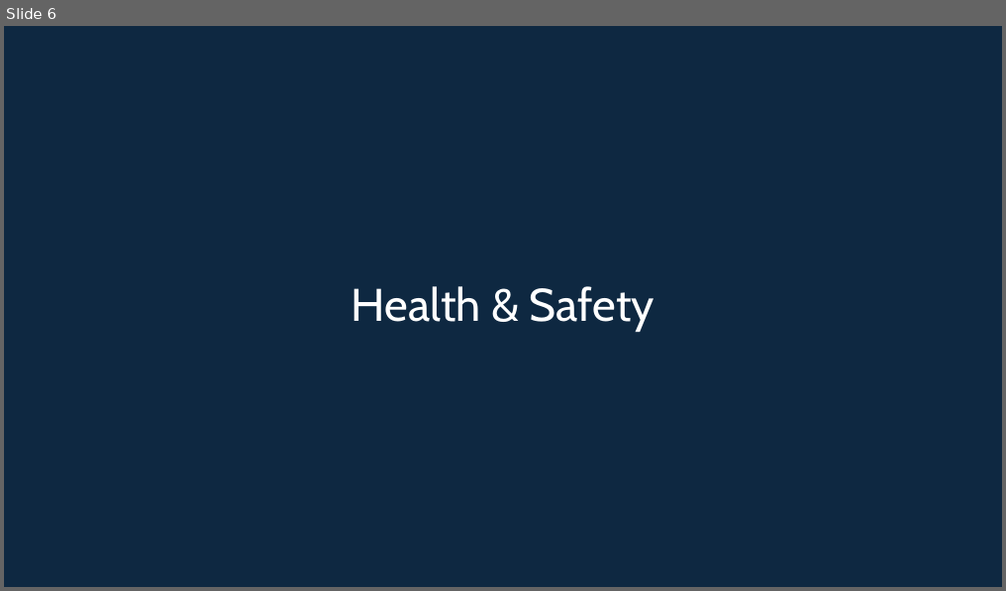
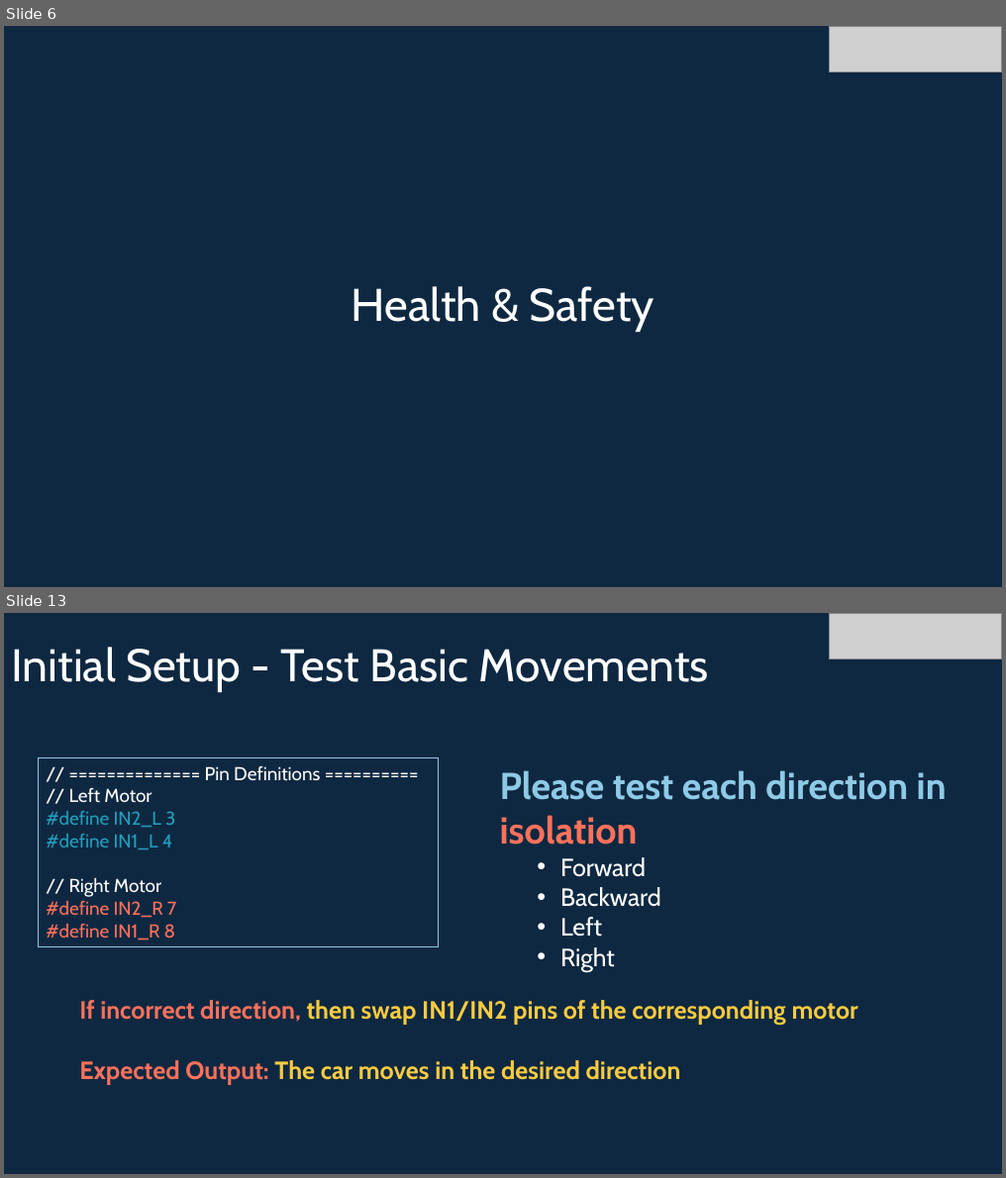
Before and after one commit to info-zas/Training, a slide deck: GPREC/04_Navigational_Robot_Car-1-Sensors/ZASRobotics_Car-1.pptx. Shown one above the other, each under a label of ours: slide 6 before the commit, slides 6 and 13 after it; the slides between them are not shown. The pictures are 1006x591 and 1006x1178 pixels, drawn with LibreOffice and Linux fonts; fonts in the diff are those of the drawing; grey boxes stand for pictures. Boxes give left, top, right and bottom in pixels: in the first picture for what was removed or moved away, otherwise in the second. Text is boxed around its words. In the diff, an @@ line names an element or a change of style, - is before the commit and + after.

```diff
--- a/GPREC/04_Navigational_Robot_Car-1-Sensors/ZASRobotics_Car-1.pptx
+++ b/GPREC/04_Navigational_Robot_Car-1-Sensors/ZASRobotics_Car-1.pptx
@@ slide 13 added at [4, 613, 1002, 1174], background #0E2841 @@
@@ picture added at [829, 613, 1001, 660] @@
@@ title added at [12, 647, 709, 692], 44 pt, text #FFFFFF @@
+Initial Setup - Test Basic Movements
@@ rectangle added at [39, 759, 439, 947], outline #8ECAE6 0.75 pt, 18 pt, text #FFFFFF @@
+// ============== Pin Definitions ==========
+// Left Motor
+#define IN2_L 3
+#define IN1_L 4
+// Right Motor
+#define IN2_R 7
+#define IN1_R 8
@@ text added at [500, 770, 946, 972], 36 pt, text #8ECAE6, bold @@
+Please test each direction in isolation
+  • Forward
+  • Backward
+  • Left
+  • Right
@@ text added at [79, 1000, 858, 1085], 24 pt, text #F9CB40, bold @@
+If incorrect direction, then swap IN1/IN2 pins of the corresponding motor
+Expected Output: The car moves in the desired direction
@@ slide 6 changed as well @@
@@ picture added at [829, 26, 1001, 73] @@
```
Also in this commit, not shown: 9 other slides changed, 9 other slides added, 3 slides removed, 5 other files.
